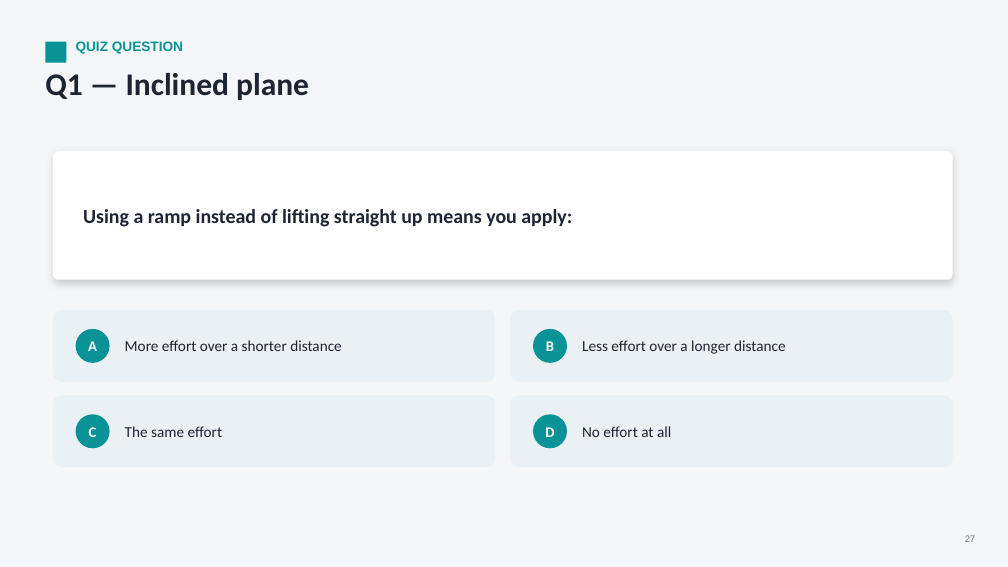
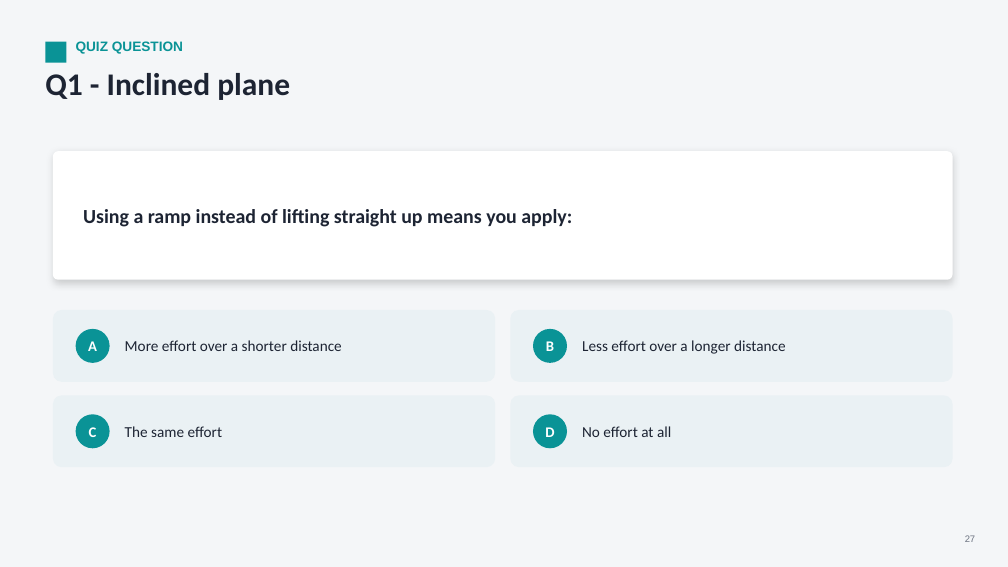
Before and after one commit to parmeshwars2911/MyFirstAR, a slide deck: slide 27 of ppt/Grade06/G06_S31_Simple_Machines_2.pptx. Drawn at 1008x567 pixels with LibreOffice and Linux fonts; fonts in the diff are those of the drawing. Boxes give left, top, right and bottom in pixels: in the first picture for what was removed or moved away, otherwise in the second. Text is boxed around its words. In the diff, an @@ line names an element or a change of style, - is before the commit and + after.

```diff
--- a/ppt/Grade06/G06_S31_Simple_Machines_2.pptx
+++ b/ppt/Grade06/G06_S31_Simple_Machines_2.pptx
@@ text at [45,73,290,100]: text changed @@
-Q1 — Inclined plane
+Q1 - Inclined plane
```
Also in this commit, not shown: 17 other slides changed, 11 other files.
